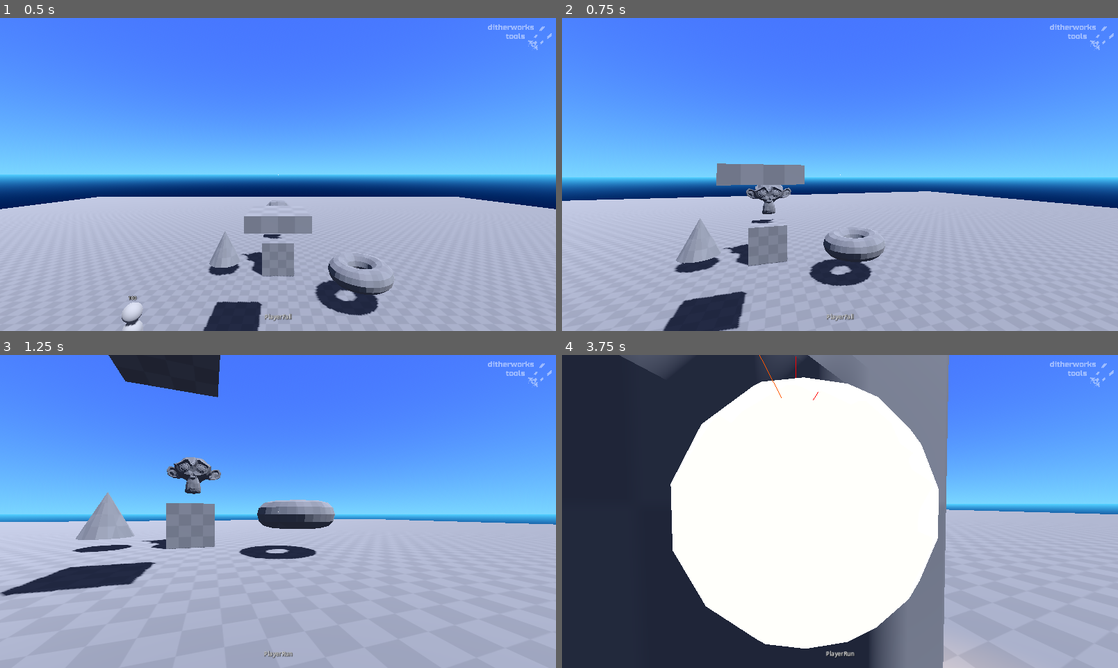
Above: before the commit, frames 1-4 (two rows, left to right).
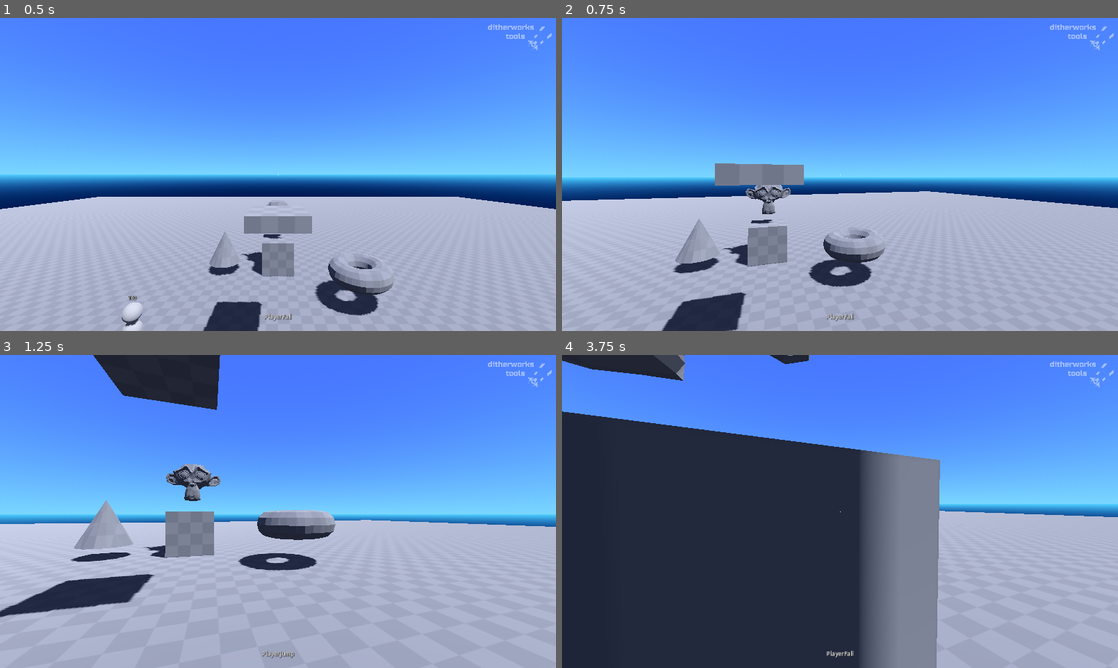
Above: after the commit, the same moments.

Repository: ditherworks/ditherworks_tools
Game: Godot game, scene res://demo/scenes/demo.tscn
Two runs of this game, one before a commit and one after it. Both use one fixed random seed, a clock stepped at 60 frames per second and the inputs below.
Inputs (mouse positions are in pixels of both pictures, inside the frame that each line leads up to):
- Up to frame 1 (0.5 s): no input
- Up to frame 2 (0.75 s): move the mouse to (867, 174) at 0.52 s; hold W (move_forward, bound only after the commit) from 0.53 s (still down); tap Space (jump) at 0.6 s; click (867, 174) at 0.67 s
- Up to frame 3 (1.25 s): keep holding W (move_forward, bound only after the commit); tap Space (jump) at 0.77, 1.07 s
- Up to frame 4 (3.75 s): keep holding W (move_forward, bound only after the commit); move the mouse to (812, 511) at 1.27 s; tap Space (jump) at 1.35, 1.52, 1.82, 2.1, 2.85, 3.02, 3.32, 3.6 s; click (812, 511) at 1.42 s; move the mouse to (851, 505) at 2.02 s; click (851, 505) at 2.17 s; move the mouse to (834, 517) at 2.77 s; click (834, 517) at 2.92 s; move the mouse to (878, 514) at 3.52 s; click (878, 514) at 3.67 s

Frame 1 is identical in both runs. In frame 2, 0.6% of the frame differs, in the area x 1-98%, y 46-100%; in frame 3, 8.4%; in frame 4, 46%, in the area x 0-100%, y 0-100%.

Commit message:
state_machine
- experimenting with unhandled input event for all player controls

Diff:
--- a/demo/scenes/demo.tscn
+++ b/demo/scenes/demo.tscn
@@ -36,5 +36,6 @@
 offset_left = -256.0
 offset_bottom = 128.0
 grow_horizontal = 0
+mouse_filter = 2
 texture = ExtResource("6_fmh5j")
 expand_mode = 1
--- a/demo/scenes/player.tscn
+++ b/demo/scenes/player.tscn
@@ -88,6 +88,7 @@
 grow_vertical = 2
 size_flags_horizontal = 4
 size_flags_vertical = 4
+mouse_filter = 2
 
 [node name="StateLabel" type="Label" parent="."]
 unique_name_in_owner = true
--- a/demo/scripts/player/player.gd
+++ b/demo/scripts/player/player.gd
@@ -33,24 +33,6 @@
 	_state_machine.state_changed.connect(_state_changed)
 
 
-func _input(event: InputEvent) -> void:
-	# gather mouse input
-	var mouse := event as InputEventMouseMotion
-	if mouse:
-		_mouse_input += mouse.relative * 0.01
-
-	var mouse_button := event as InputEventMouseButton
-	if mouse_button and mouse_button.pressed and mouse_button.button_index == 1:
-		if _raycast.is_colliding():
-			SpawnedFX3D.spawn_aimed(_spark_fx, self, _raycast.get_collision_point(), _raycast.get_collision_normal())
-			g_lines.draw_line(_raycast.global_position, _raycast.get_collision_point(), Color.ORANGE_RED, 1.0)
-			g_lines.draw_point(_raycast.get_collision_point(), 0.1, Color.RED, 1.0)
-
-			if _raycast.get_collider() is HitBox:
-				var hitbox := _raycast.get_collider() as HitBox
-				hitbox.hurt(10.0, _raycast.get_collision_point(), _raycast.get_collision_normal(), self)
-
-
 func _process(delta: float) -> void:
 	_mouse_look()
 
@@ -64,8 +46,23 @@
 	_move_input = input.limit_length(1.0) * Vector3(1.0, 0.0, 1.0)
 
 
+func update_look_input(look_input: Vector2) -> void:
+	_mouse_input += look_input
+
+
 func get_flat_velocity() -> Vector3:
 	return velocity * Vector3(1.0, 0.0, 1.0)
+
+
+func shoot() -> void:
+	if _raycast.is_colliding():
+		SpawnedFX3D.spawn_aimed(_spark_fx, self, _raycast.get_collision_point(), _raycast.get_collision_normal())
+		g_lines.draw_line(_raycast.global_position, _raycast.get_collision_point(), Color.ORANGE_RED, 1.0)
+		g_lines.draw_point(_raycast.get_collision_point(), 0.1, Color.RED, 1.0)
+
+		if _raycast.get_collider() is HitBox:
+			var hitbox := _raycast.get_collider() as HitBox
+			hitbox.hurt(10.0, _raycast.get_collision_point(), _raycast.get_collision_normal(), self)
 
 
 # Private Functions
--- a/demo/scripts/player/states/player_fall.gd
+++ b/demo/scripts/player/states/player_fall.gd
@@ -14,8 +14,6 @@
 # Default Callbacks
 # Public Functions
 func fixed_update(delta: float, time_in_state: float) -> void:
-	_default_move()
-
 	if _player.is_on_floor():
 		if _player.get_flat_velocity().is_zero_approx():
 			change_state.emit(get_node(_idle_path))
@@ -24,5 +22,11 @@
 		return
 
 
+func unhandled_input(event: InputEvent) -> void:
+	_default_movement(event)
+	_default_look(event)
+	_default_shoot(event)
+
+
 # Private Functions
 # Signal Functions
--- a/demo/scripts/player/states/player_idle.gd
+++ b/demo/scripts/player/states/player_idle.gd
@@ -15,8 +15,6 @@
 # Default Callbacks
 # Public Functions
 func fixed_update(delta: float, time_in_state: float) -> void:
-	_default_move()
-
 	if not _player.is_on_floor():
 		change_state.emit(get_node(_fall_path))
 		return
@@ -25,9 +23,14 @@
 		change_state.emit(get_node(_run_path))
 		return
 
-	if Input.is_action_just_pressed("jump"):
+
+func unhandled_input(event: InputEvent) -> void:
+	_default_movement(event)
+	_default_look(event)
+	_default_shoot(event)
+
+	if event.is_action("jump"):
 		change_state.emit(get_node(_jump_path))
-		return
 
 
 # Private Functions
--- a/demo/scripts/player/states/player_jump.gd
+++ b/demo/scripts/player/states/player_jump.gd
@@ -18,12 +18,16 @@
 
 
 func fixed_update(delta: float, time_in_state: float) -> void:
-	_default_move()
-
 	if _player.velocity.y < 0.0:
 		change_state.emit(get_node(_fall_path))
 		return
 
 
+func unhandled_input(event: InputEvent) -> void:
+	_default_movement(event)
+	_default_look(event)
+	_default_shoot(event)
+
+
 # Private Functions
 # Signal Functions
--- a/demo/scripts/player/states/player_run.gd
+++ b/demo/scripts/player/states/player_run.gd
@@ -16,15 +16,17 @@
 # Public Functions
 
 func fixed_update(delta: float, time_in_state: float) -> void:
-	_default_move()
-
 	if _player.get_flat_velocity().is_zero_approx():
 		change_state.emit(get_node(_idle_path))
 
-	if Input.is_action_just_pressed("jump"):
+
+func unhandled_input(event: InputEvent) -> void:
+	_default_movement(event)
+	_default_look(event)
+	_default_shoot(event)
+
+	if event.is_action("jump"):
 		change_state.emit(get_node(_jump_path))
-		return
-
 
 # Private Functions
 # Signal Functions
--- a/demo/scripts/player/states/player_state.gd
+++ b/demo/scripts/player/states/player_state.gd
@@ -5,6 +5,9 @@
 # Signals
 # Enums
 # Constants
+const MOUSELOOK_SCALING := 0.01
+
+
 # Export Members
 # Private Members
 @onready var _player := owner as Player
@@ -13,19 +16,23 @@
 # Default Callbacks
 # Public Functions
 # Private Functions
-func _default_move() -> void:
-	# grab input vector
-	var input := Vector3.ZERO
-	if Input.is_key_pressed(KEY_W):
-		input += Vector3.FORWARD
-	if Input.is_key_pressed(KEY_S):
-		input += Vector3.BACK
-	if Input.is_key_pressed(KEY_A):
-		input += Vector3.LEFT
-	if Input.is_key_pressed(KEY_D):
-		input += Vector3.RIGHT
+func _default_movement(event: InputEvent) -> void:
+	var left_right := event.is_action("move_left") or event.is_action("move_right")
+	var forward_back := event.is_action("move_forward") or event.is_action("move_backward")
+	if left_right or forward_back:
+		_player.set_move_input(Vector3(Input.get_axis("move_left", "move_right"), 0.0, Input.get_axis("move_forward", "move_backward")))
 
-	_player.set_move_input(input)
+
+func _default_look(event: InputEvent) -> void:
+	var mouse := event as InputEventMouseMotion
+	if mouse:
+		_player.update_look_input(mouse.relative * MOUSELOOK_SCALING)
+
+
+func _default_shoot(event: InputEvent) -> void:
+	var mouse_button := event as InputEventMouseButton
+	if mouse_button and mouse_button.pressed and mouse_button.button_index == 1:
+		_player.shoot()
 
 
 # Signal Functions
--- a/project.godot
+++ b/project.godot
@@ -46,8 +46,32 @@
 [input]
 
 jump={
-"deadzone": 0.5,
+"deadzone": 0.1,
 "events": [Object(InputEventKey,"resource_local_to_scene":false,"resource_name":"","device":-1,"window_id":0,"alt_pressed":false,"shift_pressed":false,"ctrl_pressed":false,"meta_pressed":false,"pressed":false,"keycode":0,"physical_keycode":32,"key_label":0,"unicode":32,"echo":false,"script":null)
+]
+}
+move_forward={
+"deadzone": 0.1,
+"events": [Object(InputEventKey,"resource_local_to_scene":false,"resource_name":"","device":-1,"window_id":0,"alt_pressed":false,"shift_pressed":false,"ctrl_pressed":false,"meta_pressed":false,"pressed":false,"keycode":0,"physical_keycode":87,"key_label":0,"unicode":119,"echo":false,"script":null)
+, Object(InputEventJoypadMotion,"resource_local_to_scene":false,"resource_name":"","device":-1,"axis":1,"axis_value":-1.0,"script":null)
+]
+}
+move_backward={
+"deadzone": 0.1,
+"events": [Object(InputEventKey,"resource_local_to_scene":false,"resource_name":"","device":-1,"window_id":0,"alt_pressed":false,"shift_pressed":false,"ctrl_pressed":false,"meta_pressed":false,"pressed":false,"keycode":0,"physical_keycode":83,"key_label":0,"unicode":115,"echo":false,"script":null)
+, Object(InputEventJoypadMotion,"resource_local_to_scene":false,"resource_name":"","device":-1,"axis":1,"axis_value":1.0,"script":null)
+]
+}
+move_left={
+"deadzone": 0.1,
+"events": [Object(InputEventKey,"resource_local_to_scene":false,"resource_name":"","device":-1,"window_id":0,"alt_pressed":false,"shift_pressed":false,"ctrl_pressed":false,"meta_pressed":false,"pressed":false,"keycode":0,"physical_keycode":65,"key_label":0,"unicode":97,"echo":false,"script":null)
+, Object(InputEventJoypadMotion,"resource_local_to_scene":false,"resource_name":"","device":-1,"axis":0,"axis_value":-1.0,"script":null)
+]
+}
+move_right={
+"deadzone": 0.1,
+"events": [Object(InputEventKey,"resource_local_to_scene":false,"resource_name":"","device":-1,"window_id":0,"alt_pressed":false,"shift_pressed":false,"ctrl_pressed":false,"meta_pressed":false,"pressed":false,"keycode":0,"physical_keycode":68,"key_label":0,"unicode":100,"echo":false,"script":null)
+, Object(InputEventJoypadMotion,"resource_local_to_scene":false,"resource_name":"","device":-1,"axis":0,"axis_value":1.0,"script":null)
 ]
 }
 
--- a/state_machine/base_state.gd
+++ b/state_machine/base_state.gd
@@ -13,5 +13,9 @@
 	pass
 
 
+func unhandled_input(event: InputEvent) -> void:
+	pass
+
+
 func exit() -> void:
 	pass
--- a/state_machine/state_machine.gd
+++ b/state_machine/state_machine.gd
@@ -36,6 +36,15 @@
 		_active_state.fixed_update(delta, _time_in_state)
 
 
+#func _input(event: InputEvent) -> void:
+	#if event is InputEventMouseMotion:
+		#_active_state.unhandled_input(event)
+
+
+func _unhandled_input(event: InputEvent) -> void:
+	_active_state.unhandled_input(event)
+
+
 # Public Functions
 func set_state(next: BaseState) -> void:
 	if next == null or next == _active_state:
